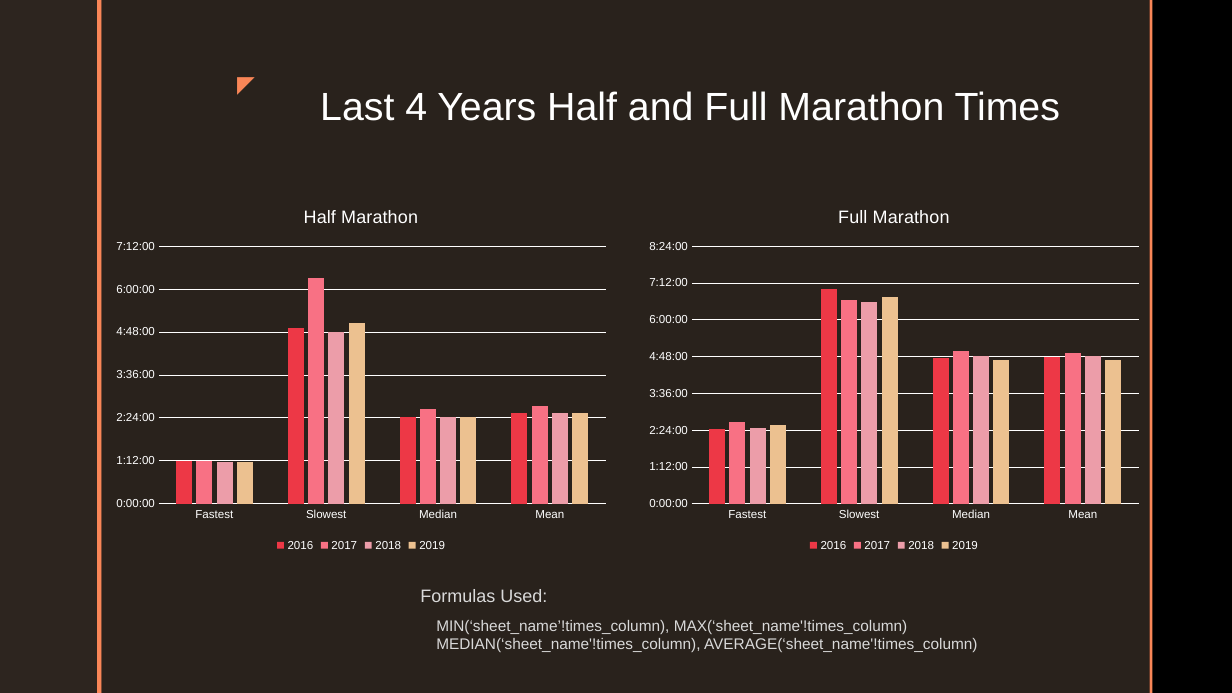
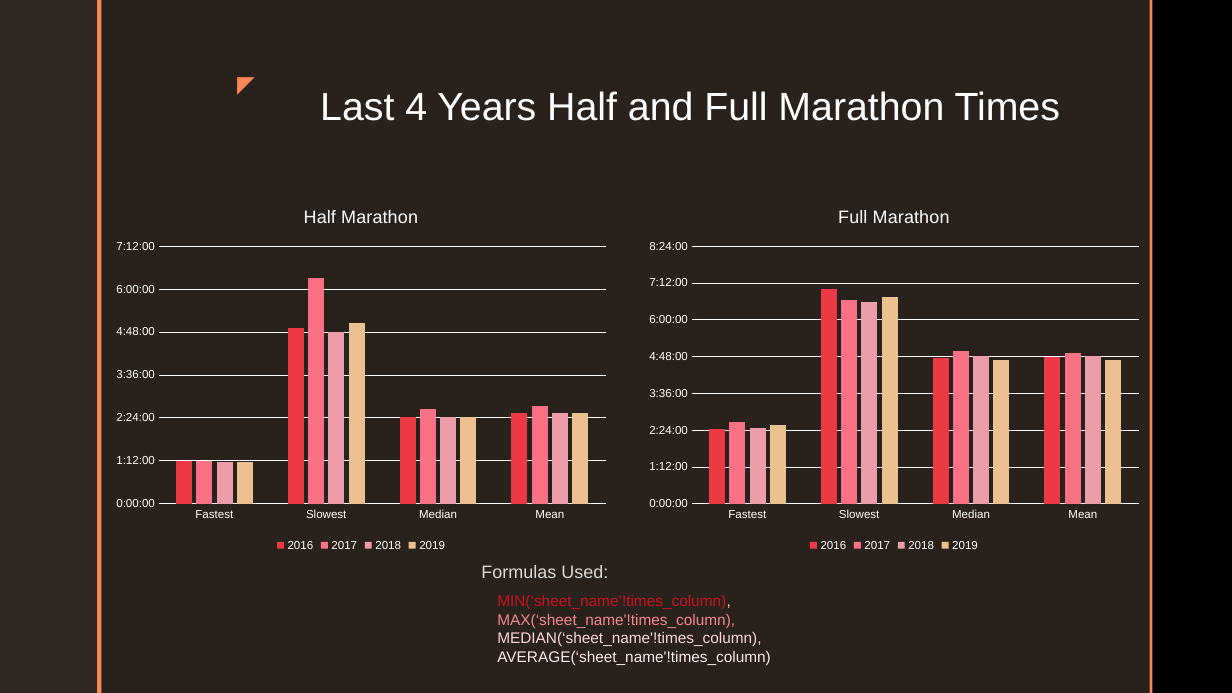
Before and after one commit to aaroncp/rock-and-roll-marathon-2, a slide deck: slide 2 of presentation.pptx. Drawn at 1232x693 pixels with LibreOffice and Linux fonts; fonts in the diff are those of the drawing; background and template pictures are left out. Boxes give left, top, right and bottom in pixels: in the first picture for what was removed or moved away, otherwise in the second. Text is boxed around its words. In the diff, an @@ line names an element or a change of style, - is before the commit and + after.

```diff
--- a/presentation.pptx
+++ b/presentation.pptx
@@ text "Formulas Used:": place and size @@
-text "Formulas Used:" at box(420, 589, 547, 602)
+text "Formulas Used:" at box(481, 565, 608, 578)
@@ text at box(497, 595, 770, 665): text changed; text colour #D9D9D9 to #FBD7DA @@
-MIN(‘sheet_name’!times_column), MAX(‘sheet_name'!times_column)
-MEDIAN(‘sheet_name'!times_column), AVERAGE(‘sheet_name'!times_column)
+MIN(‘sheet_name’!times_column),
+MAX(‘sheet_name'!times_column),
+MEDIAN(‘sheet_name'!times_column),
+AVERAGE(‘sheet_name'!times_column)
```
Also in this commit, not shown: 4 other slides changed.
